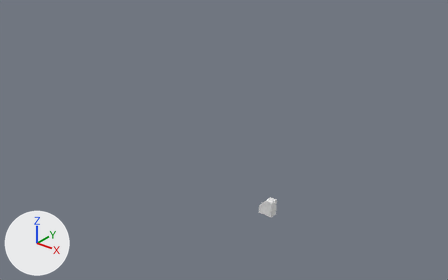
Two versions of the Blender file jolla-half.blend, one commit apart.
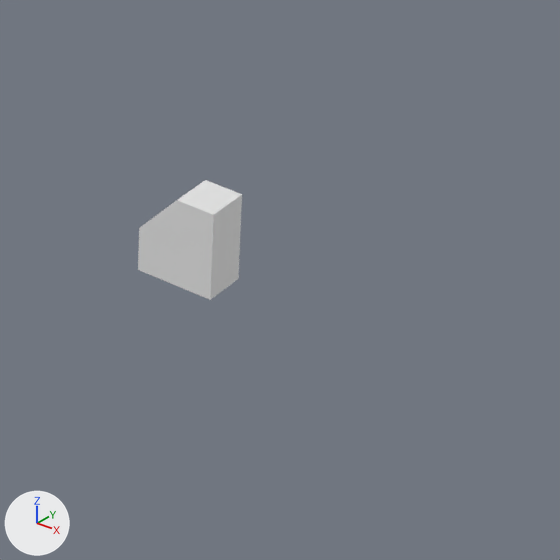
The first picture shows the older version from a camera (50 mm lens) standing at (151.0, -89.7, 73.7) and looking at (52.9, 32.9, -2.3). The close-ups show both versions on the part from 52% to 74% of the width and 59% to 94% of the height of that picture; other places that the commit changed are outside them. Arrows for +X, +Y and +Z are at lower left; the lights stay in place.

Objects in the first close-up: 'Cover'.
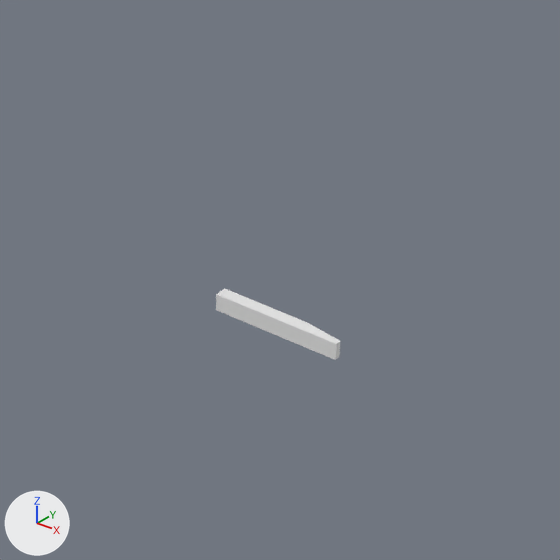
ob_picot is not drawn itself; it is used by a modifier of ob_cover.

What changed in the scene script:
```text
Add me_plane_011:
    me_plane_011.from_pydata([(1.0, -1.0, 0.0), (-1.0, -1.0, 0.0), (1.0, 1.0, 0.0), (-1.0, 1.0, 0.0), (1.0, -1.0, 0.25), (-1.0, -1.0, 0.5), (1.0, 1.0, 0.25), (-1.0, 1.0, 0.5), (0.4, -1.0, 0.5), (0.4, 1.0, 0.5)], [], [(1, 3, 2, 0), (1, 0, 4, 8, 5), (2, 3, 7, 9, 6), (0, 2, 6, 4), (3, 1, 5, 7), (8, 4, 6, 9), (8, 9, 7, 5)])
Add me_plane_013:
    me_plane_013.from_pydata([(1.0, -1.0, 0.0), (-1.0, -1.0, 0.0), (1.0, 1.0, 0.0), (-1.0, 1.0, 0.0), (1.0, -1.0, 0.65), (-1.0, -1.0, 0.65), (1.0, 1.0, 0.25), (-1.0, 1.0, 0.25), (1.0, 0.25, 0.65), (-1.0, 0.25, 0.65)], [], [(1, 3, 2, 0), (5, 4, 8, 9), (3, 1, 5, 9, 7), (1, 0, 4, 5), (2, 3, 7, 6), (0, 2, 6, 8, 4), (9, 8, 6, 7)])
Add me_plane_002:
    me_plane_002.from_pydata([(1.0, -1.0, 0.0), (-1.0, -1.0, 0.0), (1.0, 1.0, 0.0), (-1.0, 1.0, 0.0), (1.0, -1.0, 0.25), (-1.0, -1.0, 0.5), (1.0, 1.0, 0.25), (-1.0, 1.0, 0.5), (0.25, -1.0, 0.5), (0.25, 1.0, 0.5)], [], [(1, 3, 2, 0), (5, 8, 9, 7), (2, 3, 7, 9, 6), (0, 2, 6, 4), (3, 1, 5, 7), (1, 0, 4, 8, 5), (8, 4, 6, 9)])
Add me_plane_006:
    me_plane_006.from_pydata([(1.0, -1.0, 0.0), (-1.0, -1.0, 0.0), (1.0, 1.0, 0.0), (-1.0, 1.0, 0.0), (1.0, -1.0, 0.25), (-1.0, -1.0, 0.5), (1.0, 1.0, 0.25), (-1.0, 1.0, 0.5), (0.5, -1.0, 0.5), (0.5, 1.0, 0.5)], [], [(1, 3, 2, 0), (5, 8, 9, 7), (1, 0, 4, 8, 5), (2, 3, 7, 9, 6), (0, 2, 6, 4), (3, 1, 5, 7), (8, 4, 6, 9)])
Change ob_picot:
    ob_picot.location: (87.0, 2.4, 1.75) -> (87.0, 2.4, 1.5)
Change ob_cover:
    where _m = ob_cover.modifiers.new('CamCub', 'BOOLEAN')
    add _m.operation = 'INTERSECT'
    remove _m = ob_cover.modifiers.new('FlashCub', 'BOOLEAN')
    add _m = ob_cover.modifiers.new('FlashCyl', 'BOOLEAN')
    _m.object: ob_flashcube -> ob_flash_outline
    add _m = ob_cover.modifiers.new('GLB', 'BOOLEAN')
    add _m.object = ob_grip_left_bottom
    add _m.operation = 'UNION'
    add _m.solver = 'FLOAT'
    add _m = ob_cover.modifiers.new('GLM', 'BOOLEAN')
    add _m.object = ob_grip_left_middle
    add _m.operation = 'UNION'
    add _m.solver = 'FLOAT'
    add _m = ob_cover.modifiers.new('GLT', 'BOOLEAN')
    add _m.object = ob_grip_left_top
    add _m.operation = 'UNION'
    add _m.solver = 'FLOAT'
    add _m = ob_cover.modifiers.new('GTL', 'BOOLEAN')
    add _m.object = ob_grip_top_left
    add _m.operation = 'UNION'
    add _m.solver = 'FLOAT'
    add _m = ob_cover.modifiers.new('GTML', 'BOOLEAN')
    add _m.object = ob_grip_top_middleleft
    add _m.operation = 'UNION'
    add _m.solver = 'FLOAT'
    add _m = ob_cover.modifiers.new('GTMR', 'BOOLEAN')
    add _m.object = ob_grip_top_middleright
    add _m.operation = 'UNION'
    add _m.solver = 'FLOAT'
    add _m = ob_cover.modifiers.new('GTR', 'BOOLEAN')
    add _m.object = ob_grip_top_right
    add _m.operation = 'UNION'
    add _m.solver = 'FLOAT'
    add _m = ob_cover.modifiers.new('GRT', 'BOOLEAN')
    add _m.object = ob_grip_right_top
    add _m.operation = 'UNION'
    add _m.solver = 'FLOAT'
    add _m = ob_cover.modifiers.new('GRM', 'BOOLEAN')
    add _m.object = ob_grip_right_middle
    add _m.operation = 'UNION'
    add _m.solver = 'FLOAT'
    add _m = ob_cover.modifiers.new('GRB', 'BOOLEAN')
    add _m.object = ob_grip_right_bottom
    add _m.operation = 'UNION'
    add _m.solver = 'FLOAT'
Add ob_grip_left_middle:
    ob_grip_left_middle = bpy.data.objects.new('Grip.Left.Middle', me_plane_011)
    ob_grip_left_middle.location = (55.0, 0.55, 3.805)
    ob_grip_left_middle.rotation_euler = (4.712, 0.0, 0.0)  # degrees (270, 0, 0)
    ob_grip_left_middle.scale = (2.5, 0.325, 1.0)
Add ob_grip_right_bottom:
    ob_grip_right_bottom = bpy.data.objects.new('Grip.Right.Bottom', me_plane_011.copy())
    ob_grip_right_bottom.location = (95.0, 66.35, 3.805)
    ob_grip_right_bottom.rotation_euler = (1.571, 0.0, 0.0)  # degrees (90, 0, 0)
    ob_grip_right_bottom.scale = (2.5, 0.325, 1.0)
Add ob_grip_top_right:
    ob_grip_top_right = bpy.data.objects.new('Grip.Top.Right', me_plane_013)
    ob_grip_top_right.location = (0.55, 60.9, 4.8)
    ob_grip_top_right.rotation_euler = (0.0, 1.571, 0.0)  # degrees (0, 90, 0)
    ob_grip_top_right.scale = (0.5, 2.0, 1.0)
Add ob_grip_right_top:
    ob_grip_right_top = bpy.data.objects.new('Grip.Right.Top', me_plane_002)
    ob_grip_right_top.location = (22.0, 66.35, 3.805)
    ob_grip_right_top.rotation_euler = (1.571, 0.0, 0.0)  # degrees (90, 0, 0)
    ob_grip_right_top.scale = (2.0, 0.325, 1.0)
Add ob_grip_top_middleright:
    ob_grip_top_middleright = bpy.data.objects.new('Grip.Top.MiddleRight', me_plane_008)  # a box spanning x -1.0..1.0, y -1.0..1.0, z 0.0..0.65
    ob_grip_top_middleright.location = (0.55, 42.4, 4.8)
    ob_grip_top_middleright.rotation_euler = (0.0, 1.571, 0.0)  # degrees (0, 90, 0)
    ob_grip_top_middleright.scale = (0.5, 1.5, 1.0)
Add ob_grip_top_left:
    ob_grip_top_left = bpy.data.objects.new('Grip.Top.Left', me_plane_013.copy())
    ob_grip_top_left.location = (0.55, 6.0, 4.8)
    ob_grip_top_left.rotation_euler = (-3.142, -1.571, 0.0)  # degrees (-180, -90, 0)
    ob_grip_top_left.scale = (0.5, 2.0, 1.0)
Add ob_flash_outline:
    ob_flash_outline = bpy.data.objects.new('Flash.Outline', me_cylinder_002.copy())  # the mesh of ob_flash
    ob_flash_outline.location = (15.2, 22.98, 1.44)
    ob_flash_outline.scale = (2.4, 2.4, 0.122)
Add ob_grip_left_bottom:
    ob_grip_left_bottom = bpy.data.objects.new('Grip.Left.Bottom', me_plane_011.copy())
    ob_grip_left_bottom.location = (94.0, 0.55, 3.805)
    ob_grip_left_bottom.rotation_euler = (4.712, 0.0, 0.0)  # degrees (270, 0, 0)
    ob_grip_left_bottom.scale = (2.5, 0.325, 1.0)
Add ob_grip_right_middle:
    ob_grip_right_middle = bpy.data.objects.new('Grip.Right.Middle', me_plane_011.copy())
    ob_grip_right_middle.location = (61.0, 66.35, 3.805)
    ob_grip_right_middle.rotation_euler = (1.571, 0.0, 0.0)  # degrees (90, 0, 0)
    ob_grip_right_middle.scale = (2.5, 0.325, 1.0)
Add ob_grip_top_middleleft:
    ob_grip_top_middleleft = bpy.data.objects.new('Grip.Top.MiddleLeft', me_plane_008.copy())
    ob_grip_top_middleleft.location = (0.55, 24.5, 4.8)
    ob_grip_top_middleleft.rotation_euler = (0.0, 1.571, 0.0)  # degrees (0, 90, 0)
    ob_grip_top_middleleft.scale = (0.5, 1.5, 1.0)
Add ob_grip_left_top:
    ob_grip_left_top = bpy.data.objects.new('Grip.Left.Top', me_plane_006)
    ob_grip_left_top.location = (29.0, 0.55, 3.805)
    ob_grip_left_top.rotation_euler = (-1.571, 0.0, 0.0)  # degrees (-90, 0, 0)
    ob_grip_left_top.scale = (3.0, 0.325, 1.0)
```

Changed parts and their boxes (x1, y1, x2, y2) in the close-ups (560 x 560 px):
'Cover', moved, modifiers changed
    before: (138, 180, 242, 300)
    after: (216, 288, 340, 360)
